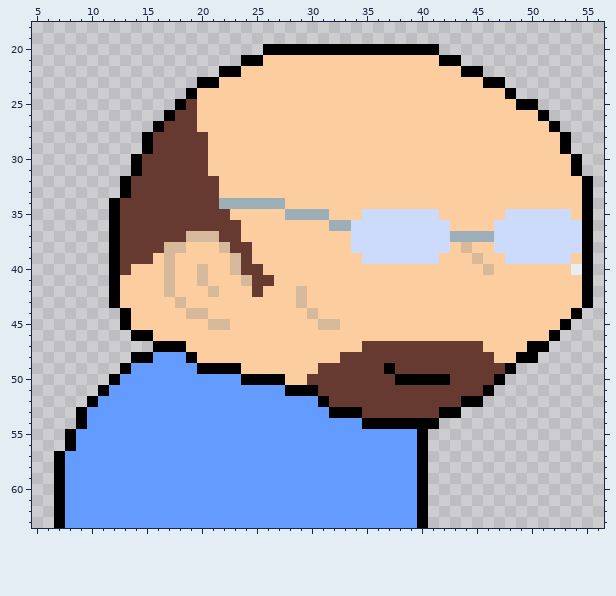
One commit to this pixel-art sprite: DATA/Images/Sprites/Chars/Balan/Icon.png. Above is the file before it was changed.
The file is 64x64 pixels. Shown: x 5..56, y 18..63.
Once edited:
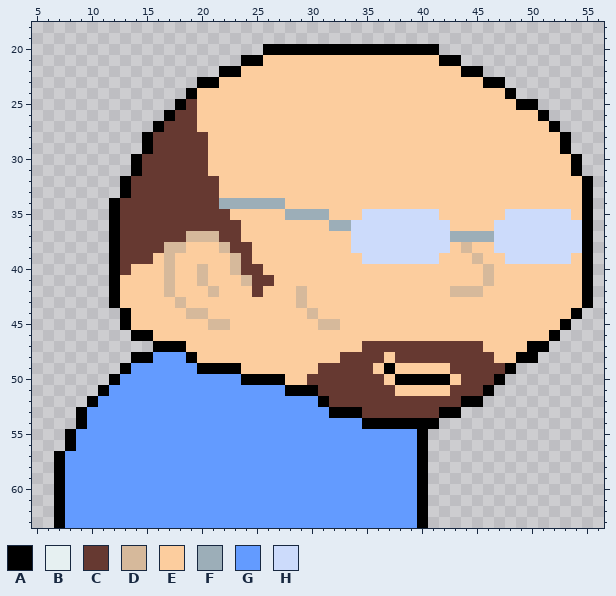
Palette (. is transparent): A #000000  B #e6f0f1  C #663931  D #d6b99b  E #fccd9e  F #9caeb8  G #639bff  H #ccdbfb
Changes in this commit:
Changed rows in their new state; - is an unchanged pixel.
first column x 43:
40 -----------E
41 ---D--------
42 DDD---------
first column x 36:
48 -E------
49 E-EEEEE-
50 -E-----E
51 --EEEEE-
